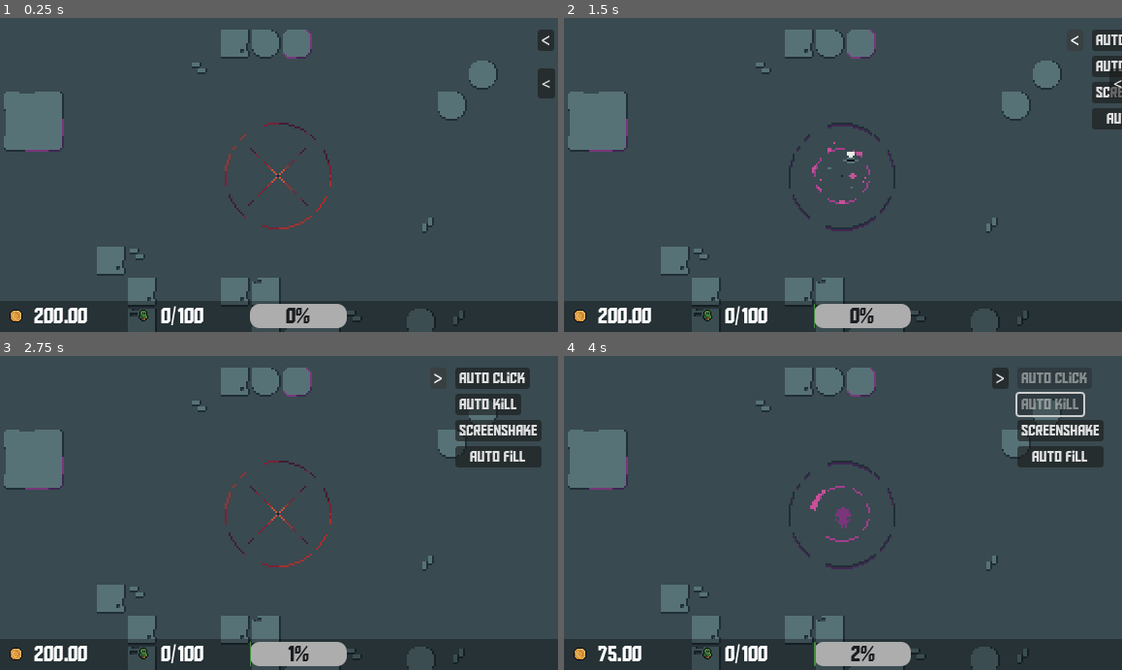
Above: before the commit, frames 1-4 (two rows, left to right).
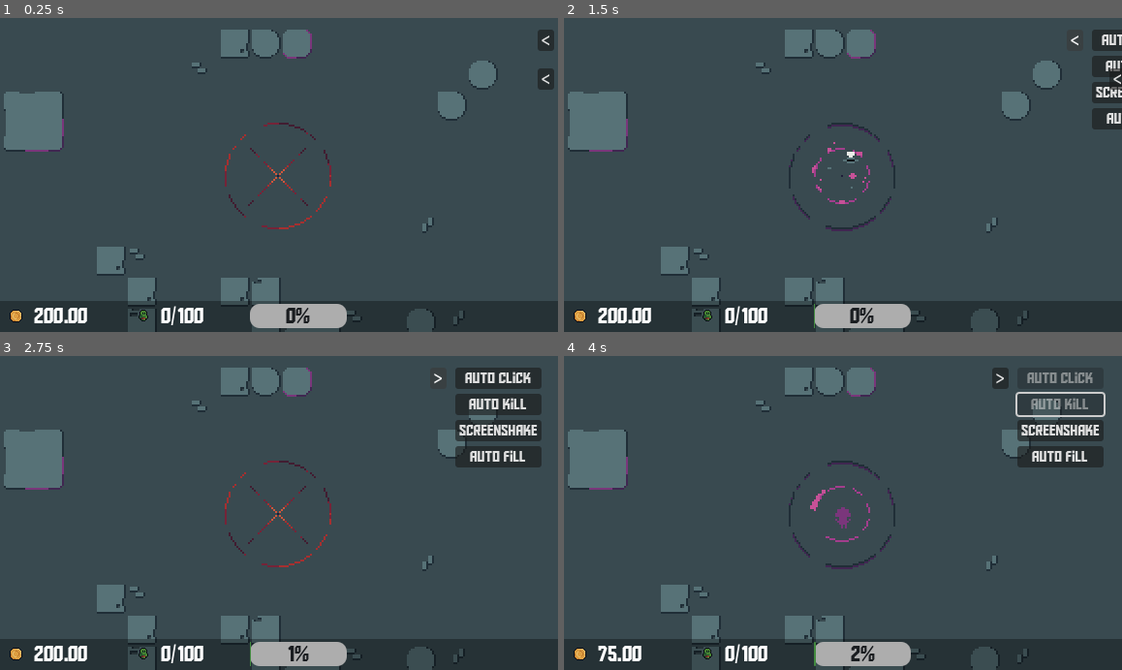
Above: after the commit, the same moments.

Repository: Jin9310/LudumDare55
Game: Godot game, scene res://NewGame/new_game.tscn
Two runs of this game, one before a commit and one after it. Both use one fixed random seed, a clock stepped at 60 frames per second and the inputs below.
Inputs:
- Up to frame 1 (0.25 s): no input
- Up to frame 2 (1.5 s): click "<" at 0.5 s; click ">" at 1.25 s
- Up to frame 3 (2.75 s): click "<" at 2 s
- Up to frame 4 (4 s): click "Auto click" at 2.75 s; click "Auto kill" at 3.5 s

The runs differ from the first frame. In frame 1, 0.1% of the frame differs, in the area x 96-100%, y 16-26%; in frame 2, 0.3%; in frame 3, 1.0%, in the area x 82-98%, y 3-19%; in frame 4, 0.6%.

Commit message:
fonts every wwhere

Diff:
--- a/UI/StaticUpgrades_ui.tscn
+++ b/UI/StaticUpgrades_ui.tscn
@@ -54,8 +54,6 @@
 [node name="auto_click_btn" type="Button" parent="MarginContainer/HBoxContainer/MarginContainer/HBoxContainer/VBoxContainer"]
 unique_name_in_owner = true
 layout_mode = 2
-size_flags_horizontal = 0
-size_flags_vertical = 0
 tooltip_text = "Automatic summoning over time
 cost: 50"
 theme_override_fonts/font = ExtResource("2_265if")
@@ -64,8 +62,6 @@
 [node name="auto_kill_btn" type="Button" parent="MarginContainer/HBoxContainer/MarginContainer/HBoxContainer/VBoxContainer"]
 unique_name_in_owner = true
 layout_mode = 2
-size_flags_horizontal = 0
-size_flags_vertical = 0
 tooltip_text = "Kills minions over time
 cost: 50"
 theme_override_fonts/font = ExtResource("2_265if")
@@ -73,8 +69,6 @@
 
 [node name="screenshake_btn" type="Button" parent="MarginContainer/HBoxContainer/MarginContainer/HBoxContainer/VBoxContainer"]
 layout_mode = 2
-size_flags_horizontal = 0
-size_flags_vertical = 0
 tooltip_text = "Turn ON/OFF screenshake"
 theme_override_fonts/font = ExtResource("2_265if")
 text = "Screenshake"
--- a/UI/spawn_upgrades_ui.tscn
+++ b/UI/spawn_upgrades_ui.tscn
@@ -1,8 +1,13 @@
-[gd_scene load_steps=3 format=3 uid="uid://bj8d3pqavdy3d"]
+[gd_scene load_steps=6 format=3 uid="uid://bj8d3pqavdy3d"]
 
+[ext_resource type="FontFile" uid="uid://br01odh1twpni" path="res://Fonts/aldo_the_apache/AldotheApache.ttf" id="2_b78el"]
 [ext_resource type="Script" path="res://UI/spawn_upgrades_ui.gd" id="2_eg8e7"]
 
 [sub_resource type="StyleBoxEmpty" id="StyleBoxEmpty_cvd3t"]
+
+[sub_resource type="StyleBoxEmpty" id="StyleBoxEmpty_7ls03"]
+
+[sub_resource type="StyleBoxEmpty" id="StyleBoxEmpty_cxrjg"]
 
 [node name="SpawnUpgrades_ui" type="CanvasLayer"]
 script = ExtResource("2_eg8e7")
@@ -31,6 +36,7 @@
 layout_mode = 2
 size_flags_horizontal = 0
 size_flags_vertical = 0
+theme_override_fonts/font = ExtResource("2_b78el")
 theme_override_styles/focus = SubResource("StyleBoxEmpty_cvd3t")
 text = "S"
 
@@ -44,25 +50,26 @@
 
 [node name="VBoxContainer" type="VBoxContainer" parent="SpawnMargin/HBoxContainer/MarginContainer/HBoxContainer"]
 layout_mode = 2
+theme_override_constants/separation = 4
 
 [node name="better_kills_btn" type="Button" parent="SpawnMargin/HBoxContainer/MarginContainer/HBoxContainer/VBoxContainer"]
 unique_name_in_owner = true
 layout_mode = 2
-size_flags_horizontal = 0
-size_flags_vertical = 0
 tooltip_text = "Upgrade money gained per kill
 cost: 123
 current money gain per kill : 0.1"
+theme_override_fonts/font = ExtResource("2_b78el")
+theme_override_styles/focus = SubResource("StyleBoxEmpty_7ls03")
 text = "Kills"
 
 [node name="more_spawns_btn" type="Button" parent="SpawnMargin/HBoxContainer/MarginContainer/HBoxContainer/VBoxContainer"]
 unique_name_in_owner = true
 layout_mode = 2
-size_flags_horizontal = 0
-size_flags_vertical = 0
 tooltip_text = "Upgrade the amount of minions spawned per click
 cost: 123
 currently spawns 1 per click"
+theme_override_fonts/font = ExtResource("2_b78el")
+theme_override_styles/focus = SubResource("StyleBoxEmpty_cxrjg")
 text = "Spawn"
 
 [node name="clicks_btn" type="Button" parent="SpawnMargin/HBoxContainer/MarginContainer/HBoxContainer/VBoxContainer"]
@@ -71,6 +78,7 @@
 tooltip_text = "Coins per every click
 cost : 123
 Currently gain 123 coins per click"
+theme_override_fonts/font = ExtResource("2_b78el")
 text = "Clicks"
 
 [node name="max_amount_acol_btn" type="Button" parent="SpawnMargin/HBoxContainer/MarginContainer/HBoxContainer/VBoxContainer"]
@@ -79,6 +87,7 @@
 tooltip_text = "Maximum number of spawned minions on screen
 cost : 150
 The current amount is visible in the bottom bar"
+theme_override_fonts/font = ExtResource("2_b78el")
 text = "Max"
 
 [node name="faster_spawn_btn" type="Button" parent="SpawnMargin/HBoxContainer/MarginContainer/HBoxContainer/VBoxContainer"]
@@ -87,12 +96,14 @@
 tooltip_text = "Upgrade how fast acolytes are spawn
 cost : 170
 Acolytes spawned every 2 s"
+theme_override_fonts/font = ExtResource("2_b78el")
 disabled = true
 text = "Faster spawn"
 
 [node name="faster_kills_btn" type="Button" parent="SpawnMargin/HBoxContainer/MarginContainer/HBoxContainer/VBoxContainer"]
 unique_name_in_owner = true
 layout_mode = 2
+theme_override_fonts/font = ExtResource("2_b78el")
 disabled = true
 text = "Faster Kills"
 
